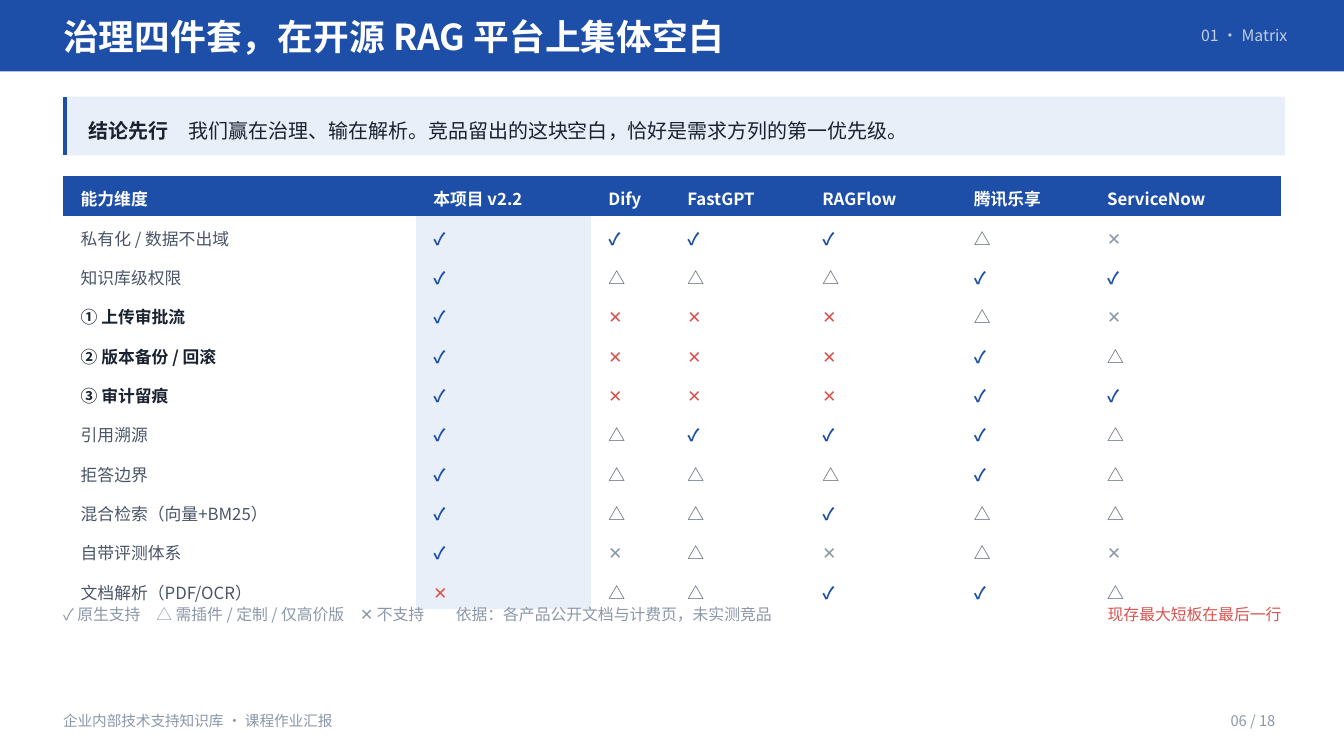
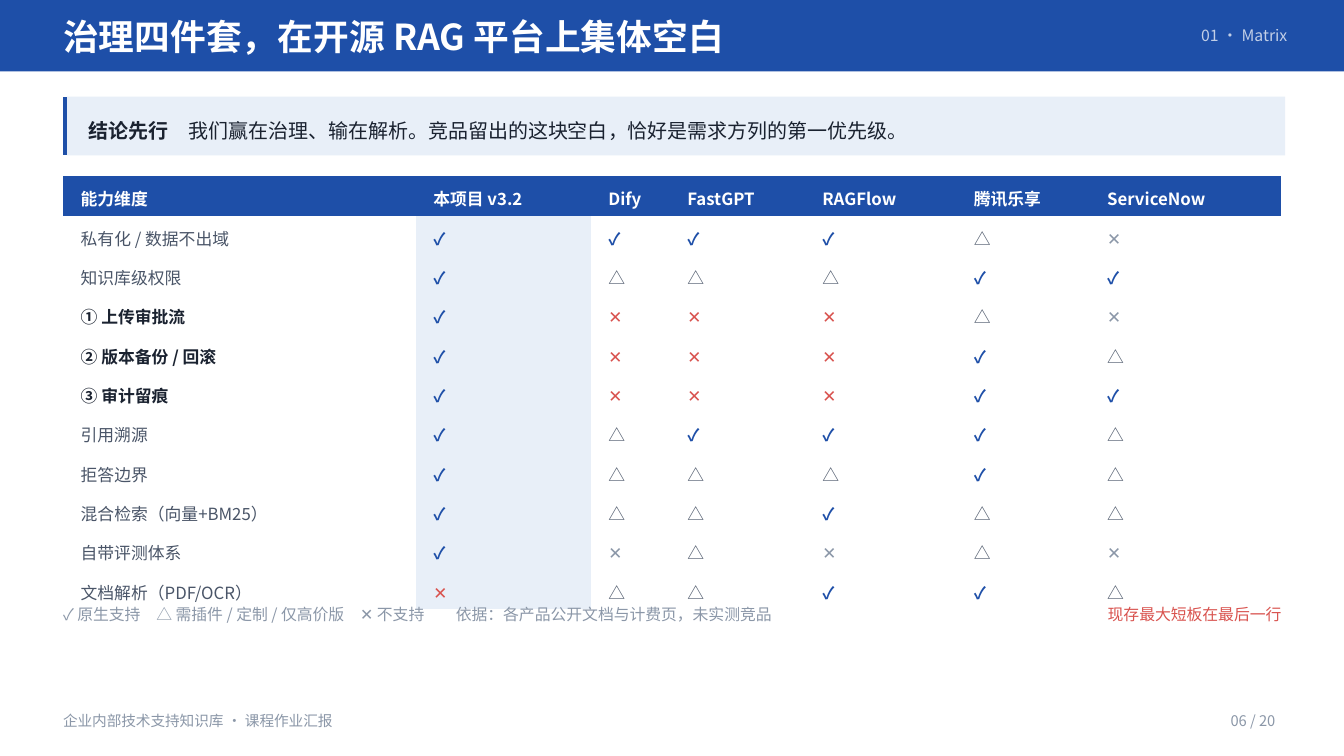
Before and after one commit to NanMuXPY/chenxuanlin-rag-kb, a slide deck: slide 6 of docs/汇报PPT/汇报PPT.pptx. Drawn at 1344x756 pixels with LibreOffice and Linux fonts; fonts in the diff are those of the drawing. Boxes give left, top, right and bottom in pixels: in the first picture for what was removed or moved away, otherwise in the second. Text is boxed around its words. In the diff, an @@ line names an element or a change of style, - is before the commit and + after.

```diff
--- a/docs/汇报PPT/汇报PPT.pptx
+++ b/docs/汇报PPT/汇报PPT.pptx
@@ table at bbox=[63, 176, 1280, 606] @@
-row 1, column 2: 本项目 v2.2
+row 1, column 2: 本项目 v3.2
@@ text at bbox=[1231, 715, 1275, 726]: text changed @@
-06 / 18
+06 / 20
```
Also in this commit, not shown: 10 other slides changed, 2 slides added, 20 other files.
